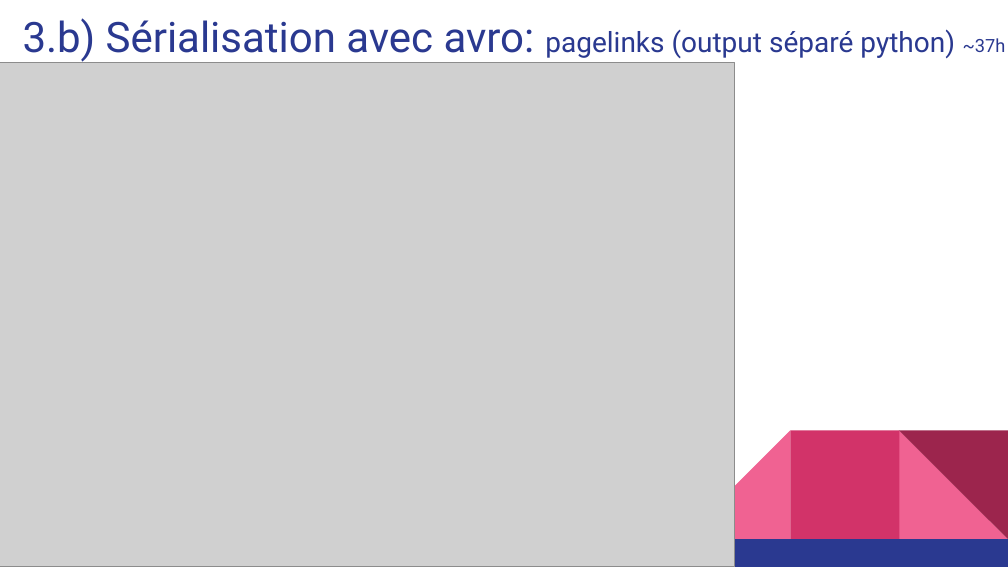
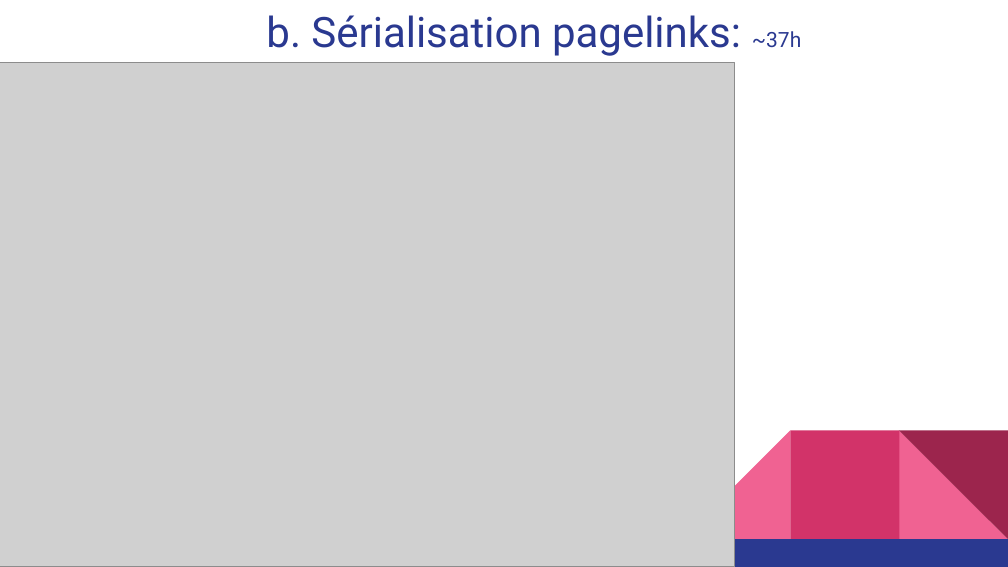
Before and after one commit to carolio7/batch_processing_wikimedia, a slide deck: slide 19 of presentation/presentation_projet4_v02.pptx (slide 16 before the commit). Drawn at 1008x567 pixels with LibreOffice and Linux fonts; fonts in the diff are those of the drawing; grey boxes stand for pictures. Boxes give left, top, right and bottom in pixels: in the first picture for what was removed or moved away, otherwise in the second. Text is boxed around its words. In the diff, an @@ line names an element or a change of style, - is before the commit and + after.

```diff
--- a/presentation/presentation_projet4_v02.pptx
+++ b/presentation/presentation_projet4_v02.pptx
@@ title "b. Sérialisation pagelinks: ~37h" at (266,15,801,56): vertical alignment top to middle @@
@@ title at (266,15,801,56): text changed; size 20 to 30 pt @@
-3.b) Sérialisation avec avro: pagelinks (output séparé python) ~37h
+b. Sérialisation pagelinks: ~37h
```
Also in this commit, not shown: 16 other slides changed, 7 slides added, 4 slides removed, 1 other file.
